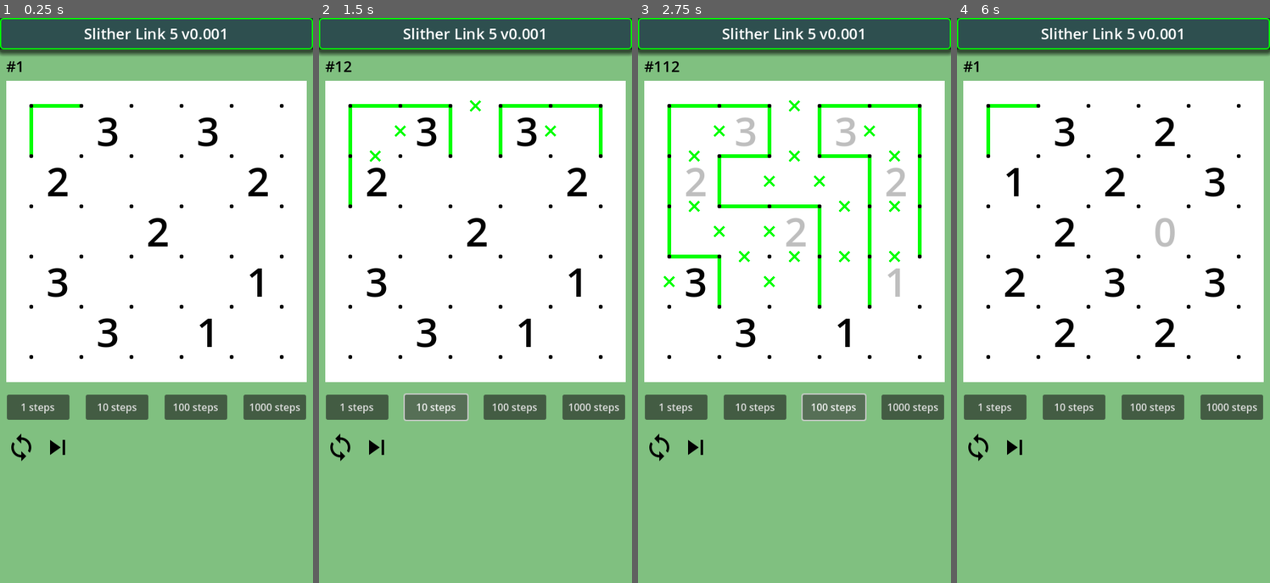
Above: before the commit, frames 1-4 (left to right).
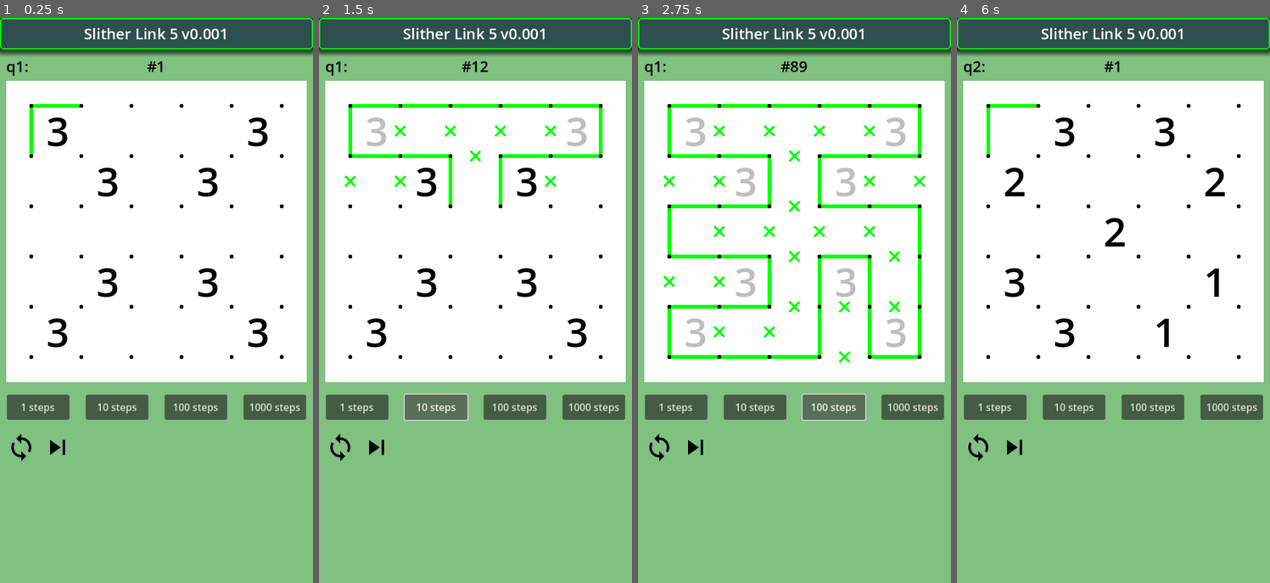
Above: after the commit, the same moments.

Repository: vivisuke/SlitherLink5
Game: Godot game, scene res://main.tscn
The game is run twice, just before and just after one commit, with the same random seed, the same clock (stepped at 60 frames per second) and the same inputs.
Inputs (mouse positions are in pixels of both pictures, inside the frame that each line leads up to):
- Up to frame 1 (0.25 s): no input
- Up to frame 2 (1.5 s): click "1 steps" at 0.5 s; click "10 steps" at 1.25 s
- Up to frame 3 (2.75 s): click "100 steps" at 2 s
- Up to frame 4 (6 s): click "1000 steps" at 2.75 s; click (978, 447) at 3.5 s; click (978, 447) at 4.25 s; click (978, 447) at 5 s; click (1013, 447) at 5.75 s

The runs differ from the first frame. In frame 1, 2.9% of the frame differs, in the area x 2-86%, y 7-59%; in frame 2, 4.3%; in frame 3, 7.0%, in the area x 2-92%, y 7-61%; in frame 4, 2.1%.

Commit message:
0057 ◎ C 02/25 02/26 0.001│ToDo│探索ノード数表示を右端に移動し、問題番号表示 0058 ◎ C 02/26 02/26 0.001│ToDo│解個数カウント

Diff:
--- a/SlitherLink5/classes/Board5x5.gd
+++ b/SlitherLink5/classes/Board5x5.gd
@@ -29,6 +29,7 @@
 var dir_order = [LINK_UP, LINK_DOWN, LINK_LEFT, LINK_RIGHT]
 var solved = false		# 解探索成功
 var failed = false		# 探索失敗
+var n_solved = 0		# 発見解数
 var fwd = true
 var sx = -1				# 探索位置
 var sy = 0
@@ -55,6 +56,7 @@
 	return cnt
 func _init():
 	solved = false		# 解探索成功
+	n_solved = 0
 	failed = false		# 探索失敗
 	fwd = true
 	sx = -1				# 探索位置
@@ -285,10 +287,11 @@
 			sx = 0
 			sy += 1
 			if sy > N_VERT:
-				if is_solved():
-					fwd = false
-					sy -= 1
-					sx = N_HORZ + 1
+				#if is_solved():
+				#	n_solved += 1
+				fwd = false
+				sy -= 1
+				sx = N_HORZ + 1
 	if !fwd:		# バックトラッキング中
 		sx -= 1
 		if sx < 0:
@@ -359,11 +362,12 @@
 		if cnt != 0:
 			if cnt == total_edge_cnt():
 				if is_solved():
+					n_solved += 1
 					solved = true
 					print("solved!")
-				else:
-					fwd = false
-					sx += 1
+				#else:
+				fwd = false
+				sx += 1
 			else:
 				fwd = false
 				sx += 1
--- a/SlitherLink5/main.tscn
+++ b/SlitherLink5/main.tscn
@@ -31,6 +31,15 @@
 horizontal_alignment = 1
 vertical_alignment = 1
 
+[node name="QuestLabel" type="Label" parent="."]
+offset_left = 10.0
+offset_top = 60.0
+offset_right = 490.0
+offset_bottom = 97.0
+theme_override_colors/font_color = Color(0, 0, 0, 1)
+theme_override_font_sizes/font_size = 24
+text = "q1:"
+
 [node name="NStepLabel" type="Label" parent="."]
 offset_left = 10.0
 offset_top = 60.0
@@ -39,6 +48,7 @@
 theme_override_colors/font_color = Color(0, 0, 0, 1)
 theme_override_font_sizes/font_size = 24
 text = "#0"
+horizontal_alignment = 1
 
 [node name="Board" type="ColorRect" parent="."]
 offset_left = 10.0
--- a/SlitherLink5/scripts/main.gd
+++ b/SlitherLink5/scripts/main.gd
@@ -9,6 +9,12 @@
 const ARY_WIDTH = N_HORZ + 2		# 壁あり
 const ARY_HEIGHT = N_VERT + 3		# 壁あり
 const ARY_SIZE = ARY_WIDTH * ARY_HEIGHT
+const q0 = [ 3, -1, -1, -1,  3,
+			-1,  3, -1,  3, -1,
+			-1, -1, -1, -1, -1,
+			-1,  3, -1,  3, -1,
+			 3, -1, -1, -1,  3,
+			]
 const q1 = [-1,  3, -1,  3, -1,
 			 2, -1, -1, -1,  2,
 			-1, -1,  2, -1, -1,
@@ -45,7 +51,7 @@
 			-1,  1, -1,  3,  1,
 			 3,  1, -1, -1,  3,
 			]
-const quest = [q1, q2, q3, q4, q5, q6, ]
+const quest = [q0, q1, q2, q3, q4, q5, q6, ]
 
 var qix = 0
 var n_steps = 0
@@ -170,9 +176,11 @@
 	for i in range(N):
 		bd.solve_FB()
 		n_steps += 1
-		if bd.solved || bd.failed: break
+		if bd.failed || bd.n_solved > 1: break
+		#if bd.solved || bd.failed: break
 	var end = Time.get_ticks_msec()
 	print("dur = ", end - start, "msec")
+	print("n_solved = ", bd.n_solved)
 	$NStepLabel.text = "#%d" % n_steps
 	$Board/Grid.queue_redraw()
 	update_num_color()
@@ -197,5 +205,6 @@
 func _on_next_button_pressed():
 	qix += 1
 	if qix >= quest.size(): qix = 0
+	$QuestLabel.text = "q%d:" % (qix+1)
 	_on_restart_button_pressed()
 	pass # Replace with function body.
Not shown, changed: SlitherLink5.spr
